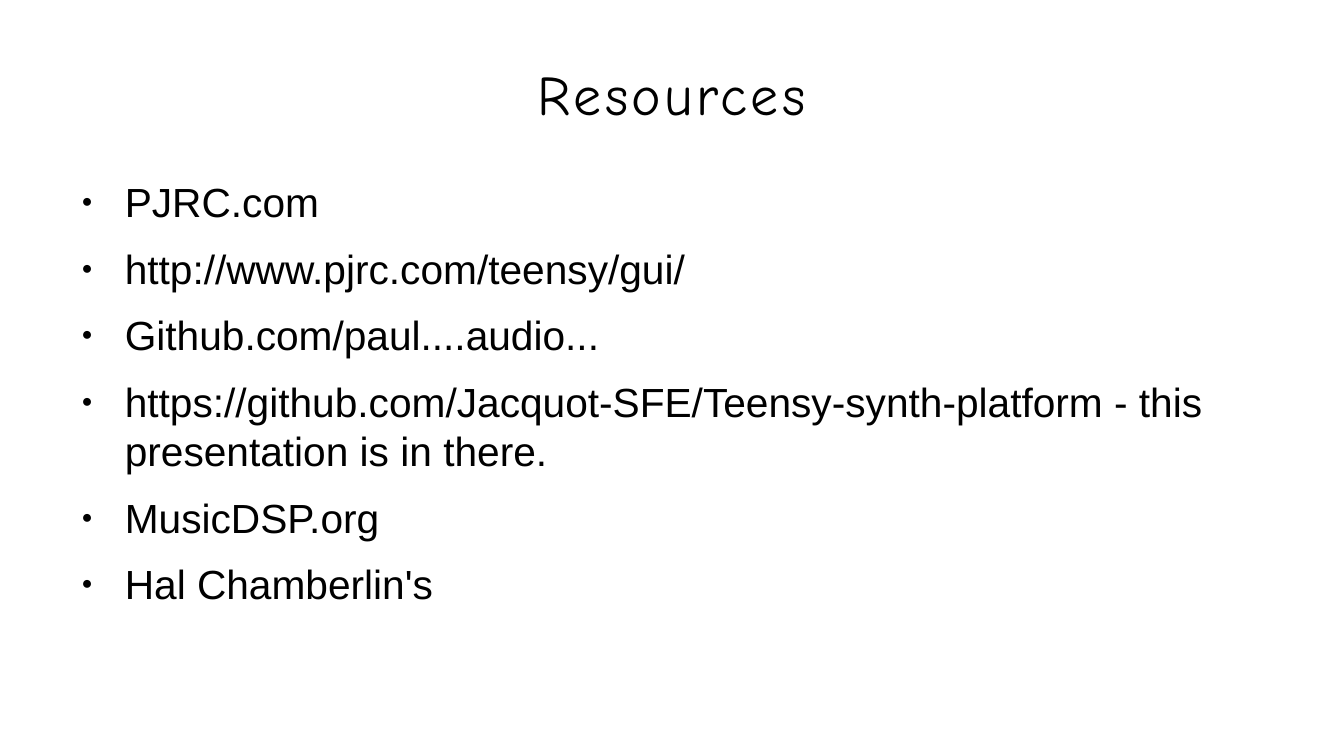
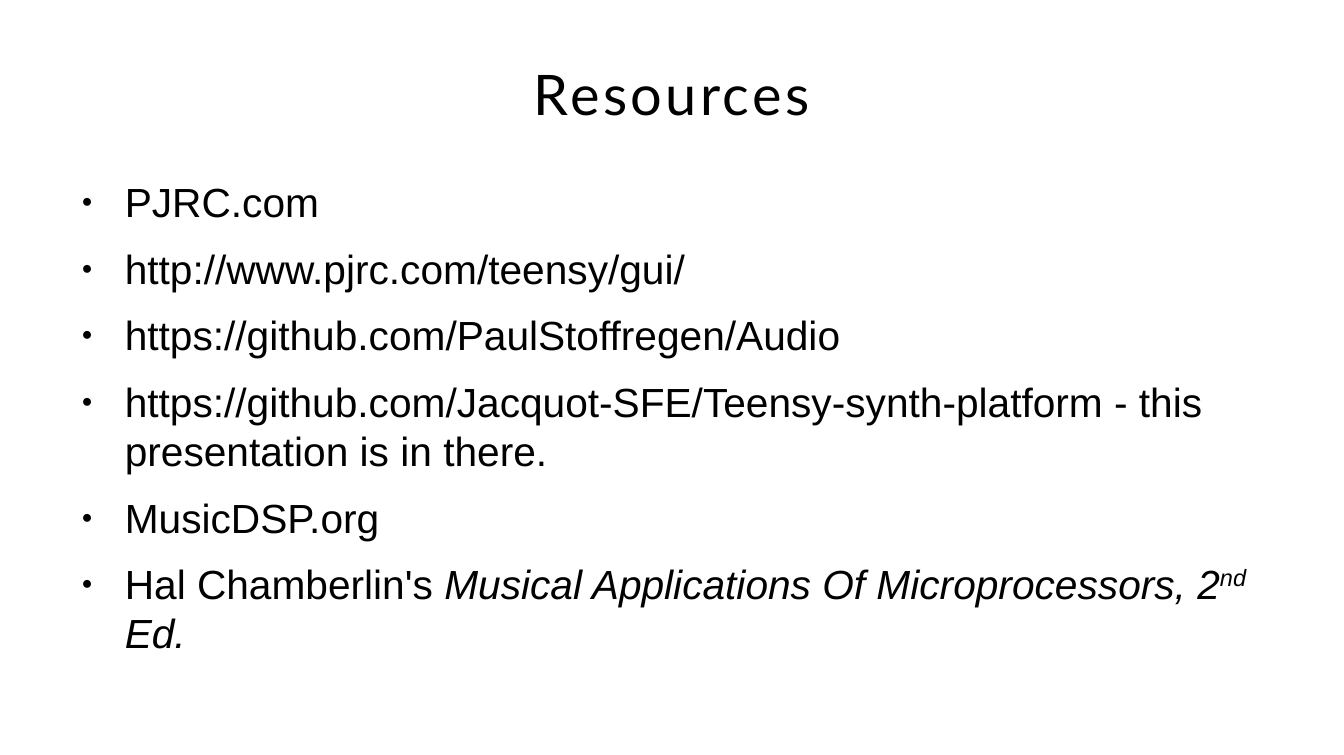
Before and after one commit to Jacquot-SFE/Teensy-synth-platform, a slide deck: slide 29 of presentation/slides/teensy-synthesis.odp (slide 28 before the commit). Drawn at 1344x755 pixels with LibreOffice and Linux fonts; fonts in the diff are those of the drawing; background and template pictures are left out. Boxes give left, top, right and bottom in pixels: in the first picture for what was removed or moved away, otherwise in the second. Text is boxed around its words. In the diff, an @@ line names an element or a change of style, - is before the commit and + after.

```diff
--- a/presentation/slides/teensy-synthesis.odp
+++ b/presentation/slides/teensy-synthesis.odp
@@ title "Resources" at <box>534,75,810,116</box>: font Comic Neue to Lato @@
@@ text at <box>125,320,840,358</box>: text changed @@
-● Github.com/paul....audio...
+● https://github.com/PaulStoffregen/Audio
@@ text at <box>125,569,1186,607</box>: text changed; italic on @@
-● Hal Chamberlin's
+● Hal Chamberlin's Musical Applications Of Microprocessors, 2nd Ed.
```
Also in this commit, not shown: 27 other slides changed, 1 slide added, 11 other files.
